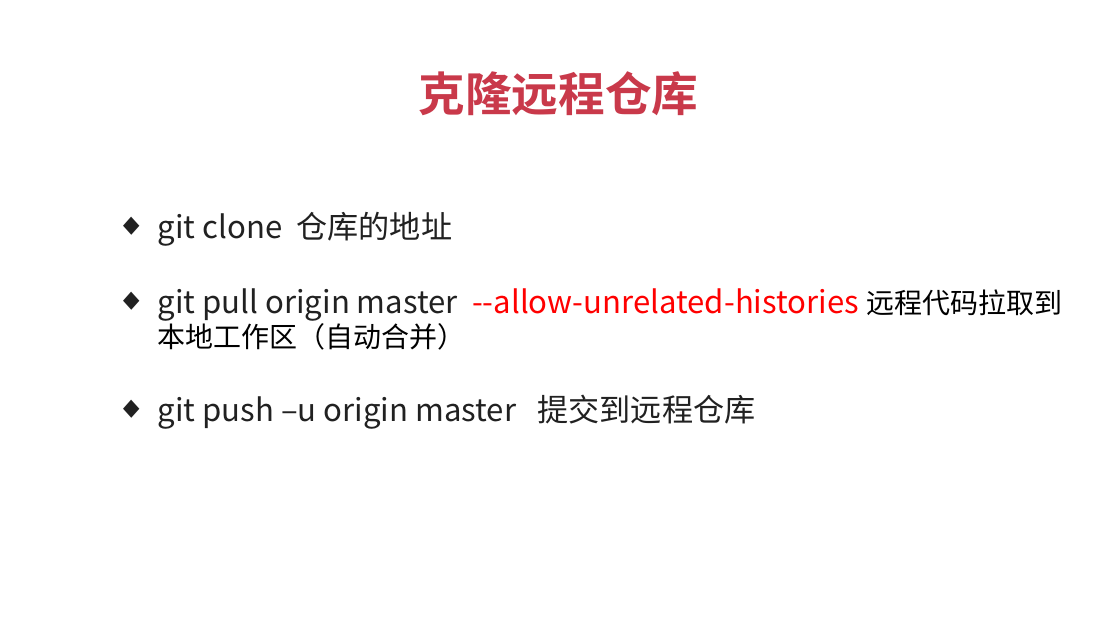
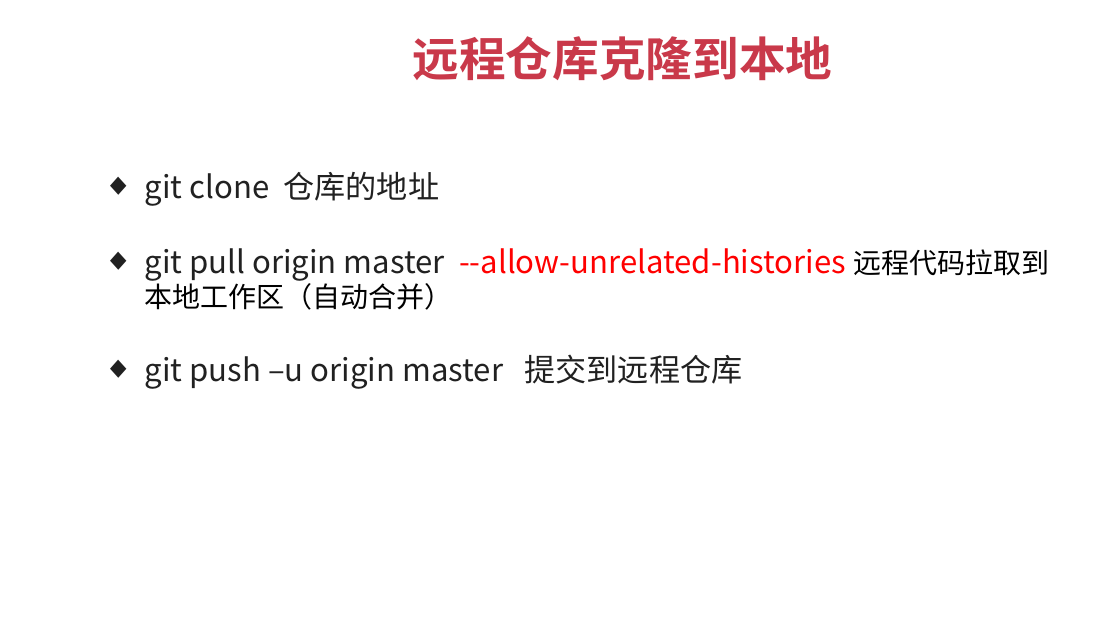
Before and after one commit to JSFFZL/Courseware-PPT, a slide deck: slide 12 of github.pptx (slide 11 before the commit). Drawn at 1120x630 pixels with LibreOffice and Linux fonts; fonts in the diff are those of the drawing; background and template pictures are left out. Boxes give left, top, right and bottom in pixels: in the first picture for what was removed or moved away, otherwise in the second. Text is boxed around its words. In the diff, an @@ line names an element or a change of style, - is before the commit and + after.

```diff
--- a/github.pptx
+++ b/github.pptx
@@ text at (412, 36, 832, 80): text changed @@
-克隆远程仓库
+远程仓库克隆到本地
@@ text "git clone 仓库的地址": place and size @@
-text "git clone 仓库的地址" at (158, 212, 1062, 429)
+text "git clone 仓库的地址" at (145, 172, 1049, 389)
```
Also in this commit, not shown: 3 other slides changed, 2 slides added, 1 slide removed, 2 other files.
